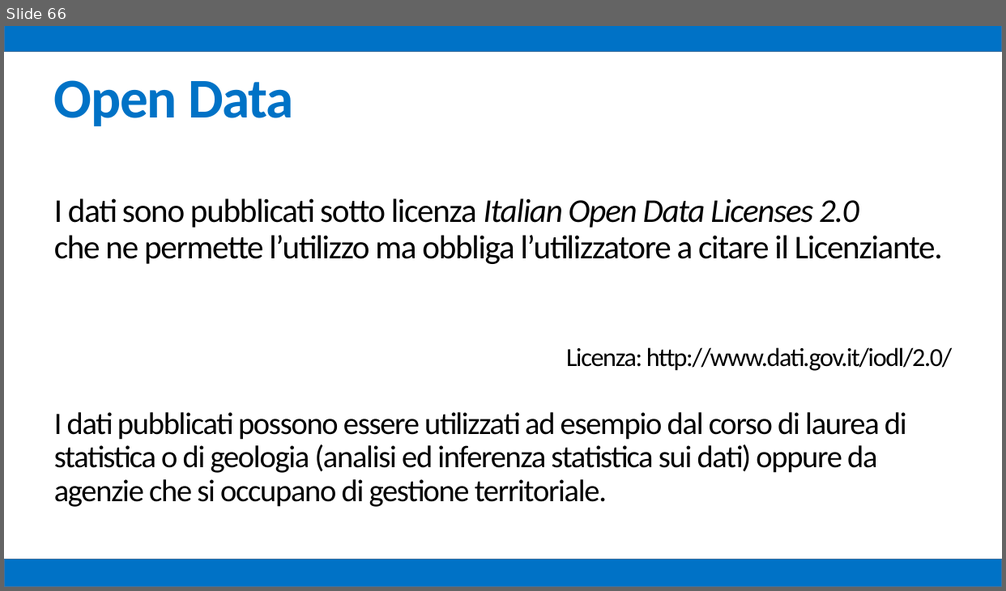
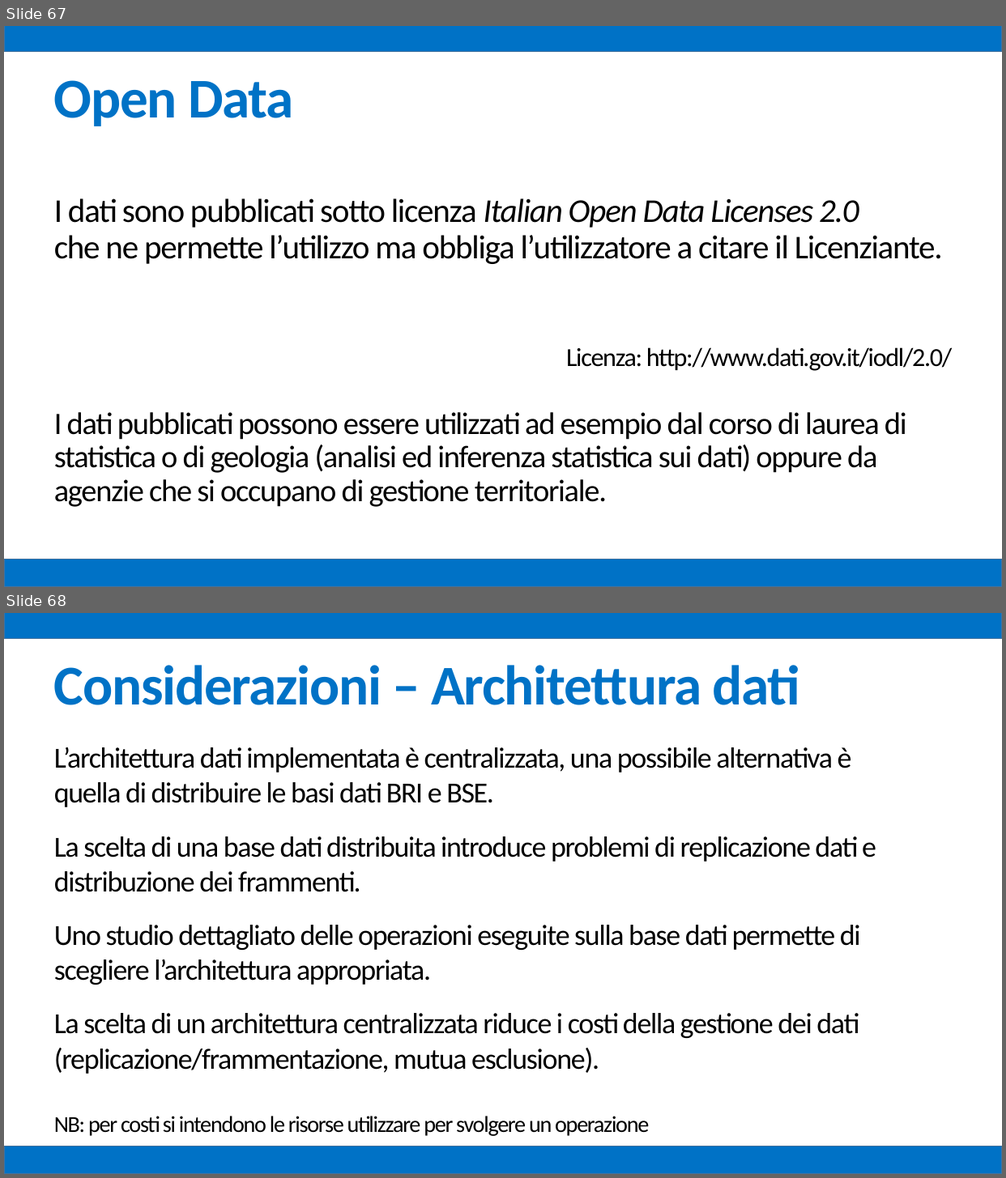
Before and after one commit to mz1991/ProgettoFebbraio2015, a slide deck: Febbraio 2015.pptx. Shown one above the other, each under a label of ours: slide 66 before the commit, slides 67 and 68 after it. The pictures are 1006x591 and 1006x1178 pixels, drawn with LibreOffice and Linux fonts; fonts in the diff are those of the drawing. Boxes give left, top, right and bottom in pixels: in the first picture for what was removed or moved away, otherwise in the second. Text is boxed around its words. In the diff, an @@ line names an element or a change of style, - is before the commit and + after.

Commit message:
Presentazione considerazioni

```diff
--- a/Febbraio 2015.pptx
+++ b/Febbraio 2015.pptx
@@ slide 68 added at (4, 613, 1002, 1174), background #FFFFFF @@
@@ rectangle added at (4, 613, 1002, 639), fill #0072C6, outline #43739E 1 pt @@
@@ text added at (54, 665, 800, 705), 54 pt, text #0072C6, bold @@
+Considerazioni – Architettura dati
@@ text added at (54, 747, 876, 1136), 28 pt, text #000000 @@
+L’architettura dati implementata è centralizzata, una possibile alternativa è quella di distribuire le basi dati BRI e BSE.
+La scelta di una base dati distribuita introduce problemi di replicazione dati e distribuzione dei frammenti.
+Uno studio dettagliato delle operazioni eseguite sulla base dati permette di scegliere l’architettura appropriata.
+La scelta di un architettura centralizzata riduce i costi della gestione dei dati (replicazione/frammentazione, mutua esclusione).
+NB: per costi si intendono le risorse utilizzare per svolgere un operazione
@@ rectangle added at (4, 1146, 1002, 1174), fill #0072C6, outline #43739E 1 pt @@
@@ what was slide 66 is now slide 67 @@
```
Also in this commit, not shown: 4 slides changed, 10 other slides added.
